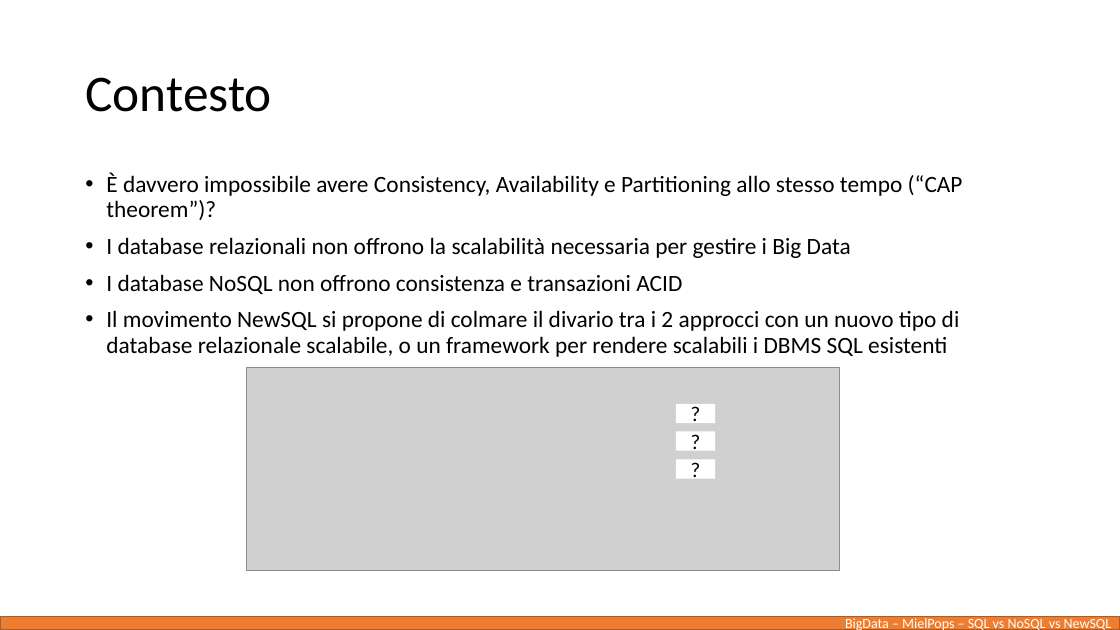
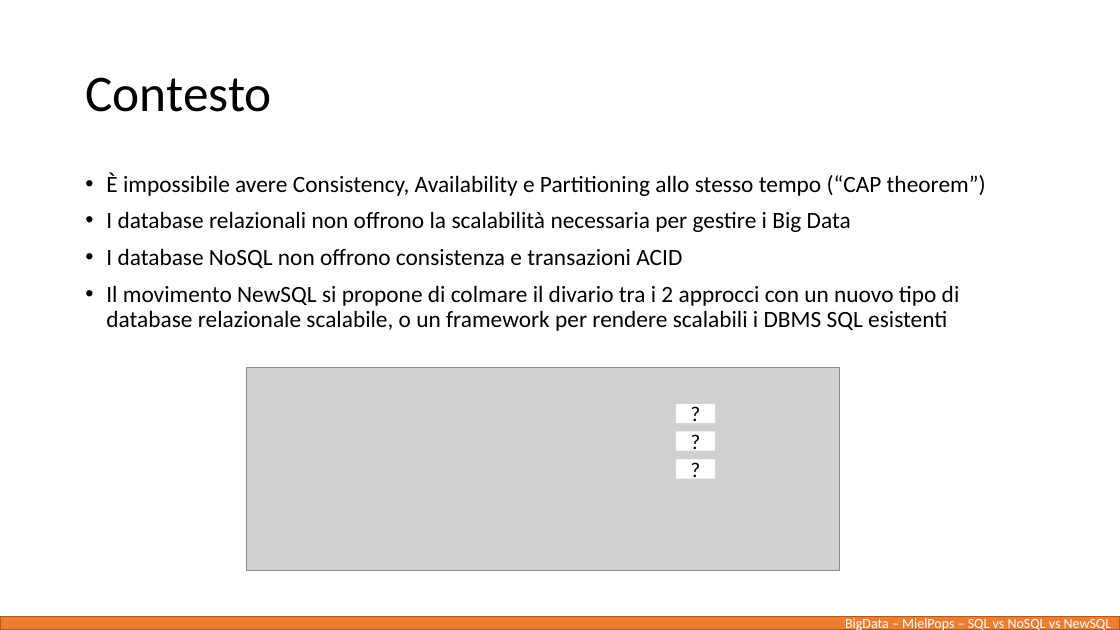
Before and after one commit to BigData-MielPops/Project2, a slide deck: slide 2 of SQL vs NoSQL vs NewSQL - seconda presentazione.pptx. Drawn at 1120x630 pixels with LibreOffice and Linux fonts; fonts in the diff are those of the drawing; grey boxes stand for pictures. Boxes give left, top, right and bottom in pixels: in the first picture for what was removed or moved away, otherwise in the second. Text is boxed around its words. In the diff, an @@ line names an element or a change of style, - is before the commit and + after.

Commit message:
fix

```diff
--- a/SQL vs NoSQL vs NewSQL - seconda presentazione.pptx
+++ b/SQL vs NoSQL vs NewSQL - seconda presentazione.pptx
@@ text at (106,172,986,196): text changed @@
-• È davvero impossibile avere Consistency, Availability e Partitioning allo stesso tempo (“CAP theorem”)?
+• È impossibile avere Consistency, Availability e Partitioning allo stesso tempo (“CAP theorem”)
```
